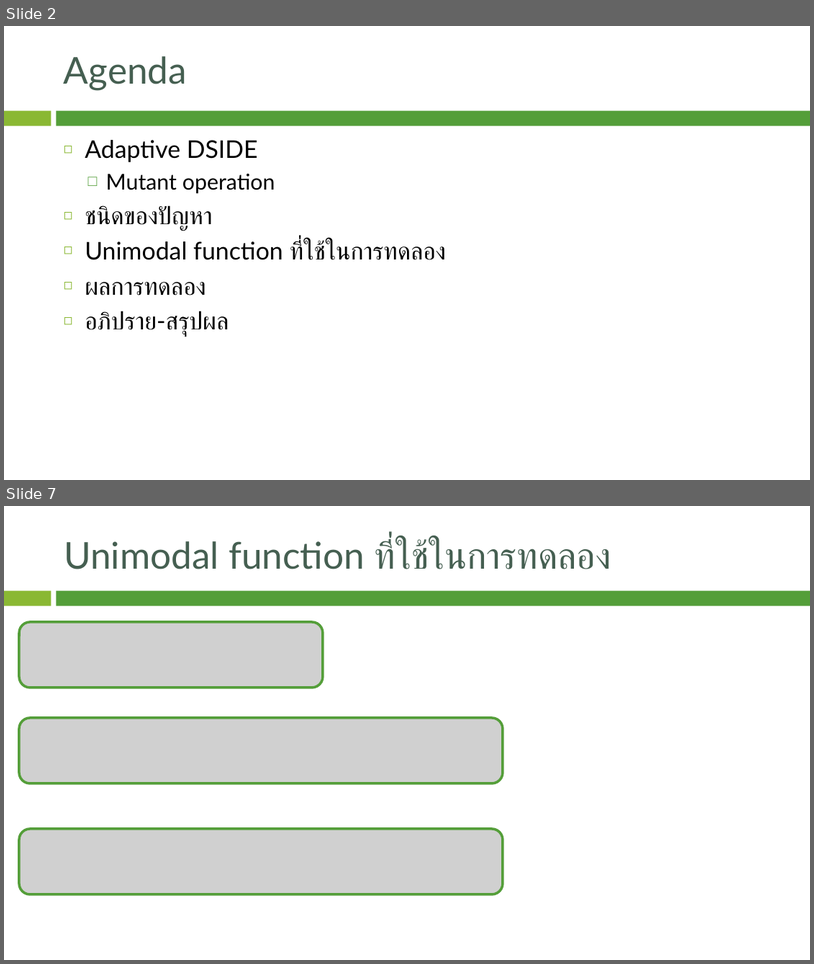
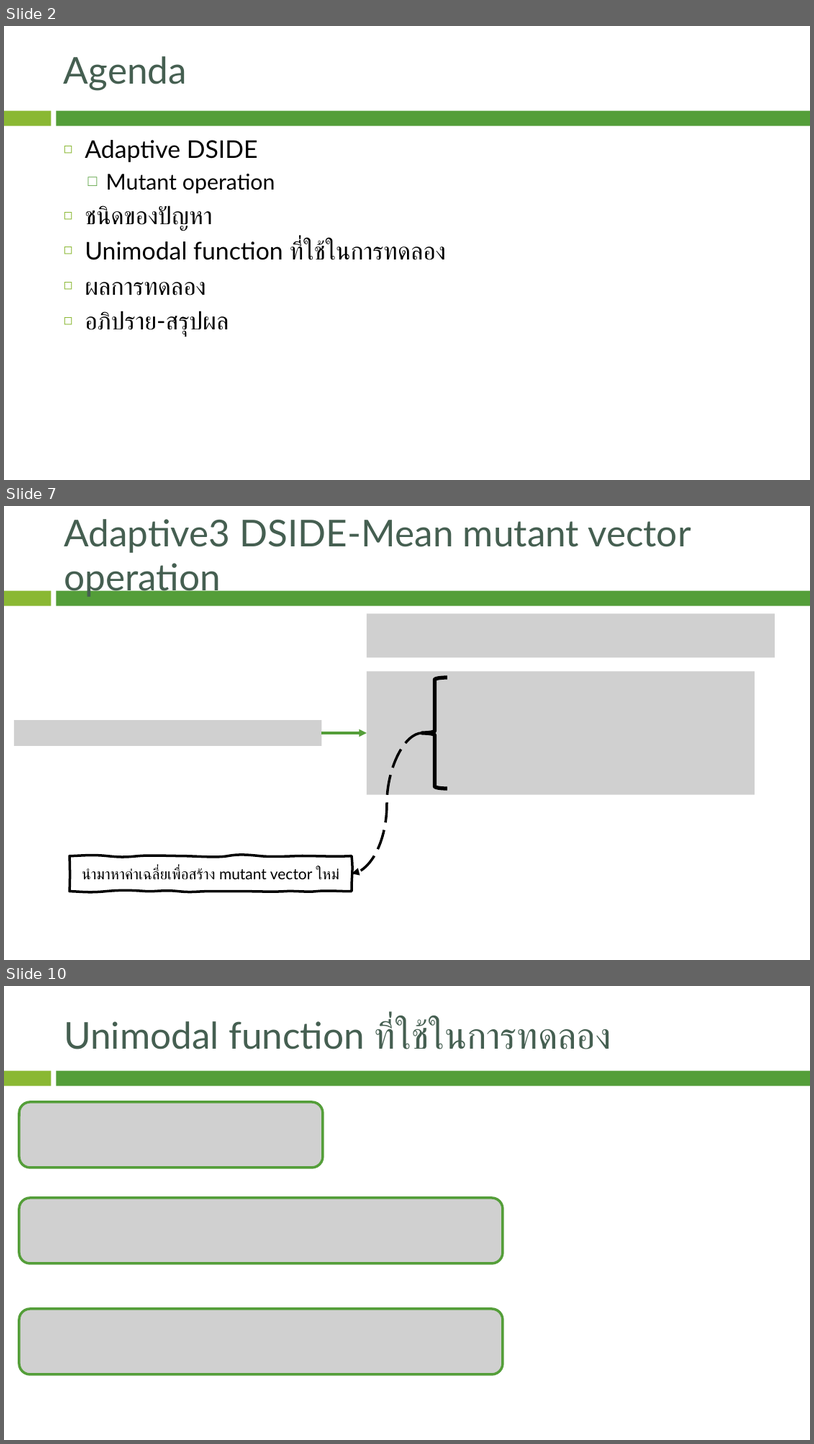
Before and after one commit to JhonSPattan/Algorithm, a slide deck: Adptive_DSIDE.pptx. Shown one above the other, each under a label of ours: slides 2 and 7 before the commit, slides 2, 7 and 10 after it; the slides between them are not shown. The pictures are 814x964 and 814x1444 pixels, drawn with LibreOffice and Linux fonts; fonts in the diff are those of the drawing; grey boxes stand for pictures; background and template pictures are left out. Boxes give left, top, right and bottom in pixels: in the first picture for what was removed or moved away, otherwise in the second. Text is boxed around its words. In the diff, an @@ line names an element or a change of style, - is before the commit and + after.

```diff
--- a/Adptive_DSIDE.pptx
+++ b/Adptive_DSIDE.pptx
@@ slide 7 added at (4, 506, 810, 960), background picture (left out); not listed: 2 template elements that a slide beside it also shows @@
@@ title added at (64, 519, 691, 597), 44 pt, text #455F51 @@
+Adaptive3 DSIDE-Mean mutant vector operation
@@ picture added at (367, 614, 775, 658) @@
@@ picture added at (367, 671, 756, 795) @@
@@ left brace added at (422, 677, 448, 788), outline #000000 4.5 pt @@
@@ picture added at (14, 720, 322, 746) @@
@@ arrow added from (322, 733) to (367, 733), #549E39 3 pt @@
@@ curved arrow added from (422, 733) to (352, 873), #000000 3 pt dashed @@
@@ freeform shape added at (70, 856, 352, 890), outline #000000 3 pt, 18 pt, text #000000 @@
+นำมาหาค่าเฉลี่ยเพื่อสร้าง mutant vector ใหม่
@@ what was slide 7 is now slide 10 @@
```
Also in this commit, not shown: 5 slides changed, 4 other slides added, 1 slide removed.
